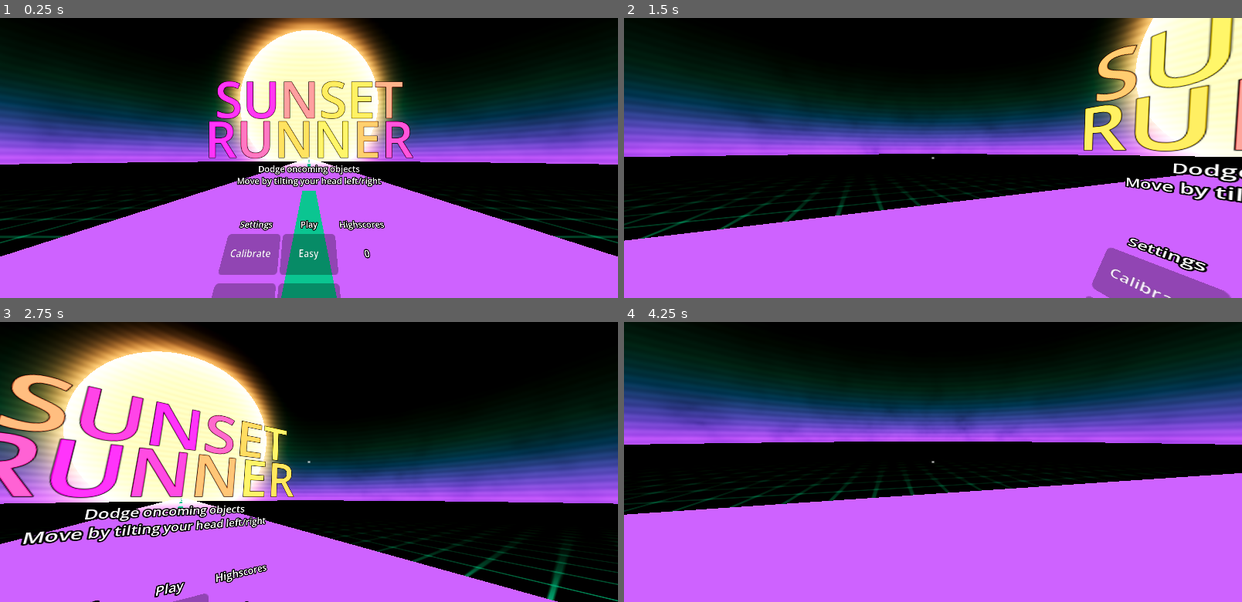
Above: before the commit, frames 1-4 (two rows, left to right).
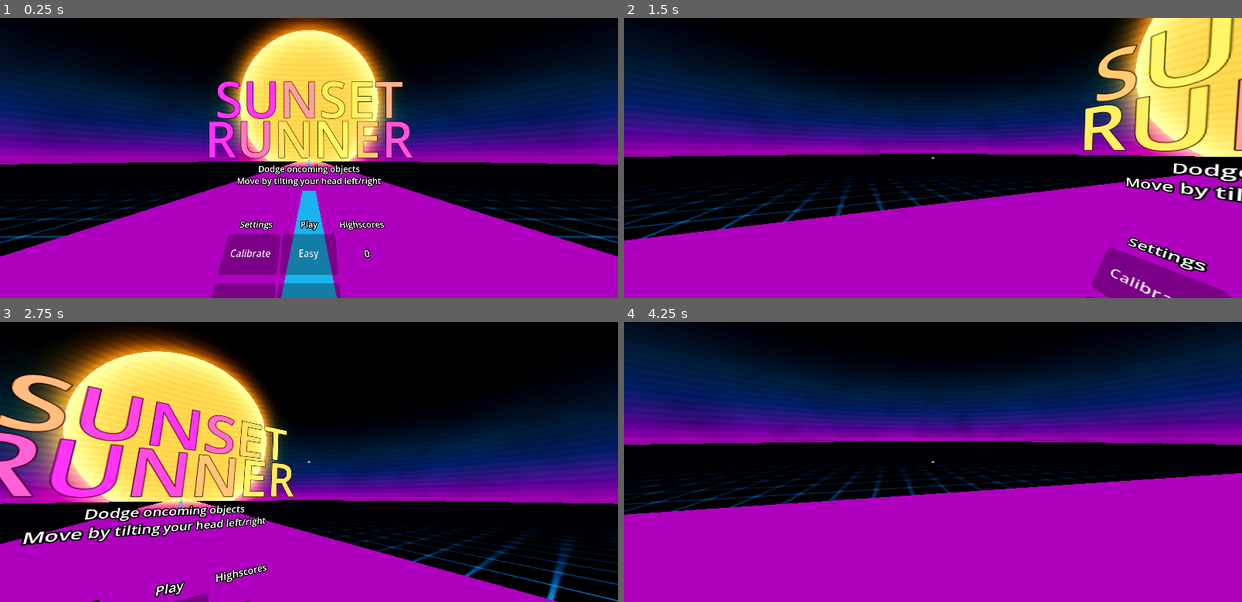
Above: after the commit, the same moments.

Repository: lharju/sunset-runner
Game: Godot game, scene res://Scenes/Main.tscn
Two runs of this game, one before a commit and one after it. Both use one fixed random seed, a clock stepped at 60 frames per second and the inputs below.
Inputs (mouse positions are in pixels of both pictures, inside the frame that each line leads up to):
- Up to frame 1 (0.25 s): no input
- Up to frame 2 (1.5 s): move the mouse to (963, 158) at 0.52 s; click (963, 158) at 0.6 s; move the mouse to (902, 158) at 1.27 s; right-click (902, 158) at 1.35 s
- Up to frame 3 (2.75 s): move the mouse to (321, 456) at 2.02 s; click (321, 456) at 2.1 s
- Up to frame 4 (4.25 s): move the mouse to (926, 467) at 2.77 s; right-click (926, 467) at 2.85 s; move the mouse to (976, 464) at 3.52 s; click (976, 464) at 3.6 s

The runs differ from the first frame. In frame 1, 60% of the frame differs, in the area x 0-100%, y 0-100%; in frame 2, 58%; in frame 3, 49%; in frame 4, 65%, in the area x 0-100%, y 1-100%.

Commit message:
Clean unused files, prep for iOs

Diff:
--- a/Resources/Sky.tres
+++ b/Resources/Sky.tres
@@ -31,9 +31,9 @@
 [sub_resource type="ShaderMaterial" id="ShaderMaterial_uu6xs"]
 shader = ExtResource("1_1mb4p")
 shader_parameter/horizon_color_tex = SubResource("GradientTexture2D_xsj0c")
-shader_parameter/horizon_curve = 3.965
-shader_parameter/flare_size = 2.405
-shader_parameter/flare_int = 16.0
+shader_parameter/horizon_curve = 4.18
+shader_parameter/flare_size = 1.355
+shader_parameter/flare_int = 10.0
 shader_parameter/lines = false
 shader_parameter/noise = SubResource("NoiseTexture3D_xsj0c")
 
--- a/Scenes/Main.tscn
+++ b/Scenes/Main.tscn
@@ -89,9 +89,9 @@
 script = ExtResource("1_jw32o")
 
 [node name="ShaderGlobals" type="ShaderGlobalsOverride" parent="." unique_id=794680198]
-params/color1 = Color(1, 0.6248094, 0.30409095, 1)
-params/color2 = Color(0.61960787, 0.30980393, 1, 1)
-params/color3 = Color(6.0644747e-06, 0.61333275, 0.43703985, 1)
+params/color1 = Color(0.7933289, 0.42945513, 0, 1)
+params/color2 = Color(0.55676615, 0.04457993, 0.60915935, 1)
+params/color3 = Color(0, 0.5473388, 0.8350875, 1)
 params/road_movement = 1
 
 [node name="MainMusic" type="AudioStreamPlayer" parent="." unique_id=916895948]
@@ -170,7 +170,7 @@
 transform = Transform3D(0.505, 0, 0, 0, 0.505, 0, 0, 0, 0.505, 0, 0, 26719.906)
 
 [node name="Camera3D" type="Camera3D" parent="." unique_id=549080432]
-transform = Transform3D(1, 0, 0, 0, 1, 0, 0, 0, 1, 0, 3.350648, 96.82285)
+transform = Transform3D(1, 0, 0, 0, 1, 0, 0, 0, 1, 0, 3.350648, -4.904129)
 fov = 60.0
 
 [connection signal="calibration_done" from="Path3D/PathFollow3D/Player" to="." method="_on_player_calibration_done"]
--- a/Scripts/EditorPlugin.gd
+++ /dev/null
@@ -1,11 +0,0 @@
-@tool
-extends EditorPlugin
-
-const ExportPlugin = preload("res://Scripts/MobileVRExportPlugin.gd")
-var export_plugin = ExportPlugin.new()
-
-func _enter_tree():
-	add_export_plugin(export_plugin)
-
-func _exit_tree():
-	remove_export_plugin(export_plugin)
--- a/Scripts/GameManager.gd
+++ b/Scripts/GameManager.gd
@@ -82,8 +82,8 @@
 	$StartTimer.start()
 	await $StartTimer.timeout
 
-	object_spawner.speed = 60 + 30 * difficulty
-	object_spawner.time = 0.8 - 0.2 * difficulty
+	object_spawner.speed = 80 + 15 * difficulty
+	object_spawner.time = 1.0 - 0.3 * difficulty
 	object_spawner.enable()
 
 func _on_menu_vection(low: bool) -> void:
--- a/Scripts/Main.gd
+++ b/Scripts/Main.gd
@@ -36,15 +36,6 @@
 signal is_hit()
 signal calibration_done()
 
-func set_interface_properties():
-	interface.display_to_lens = display_to_lens
-	interface.display_width = display_width
-	interface.eye_height = eye_height
-	interface.iod = iod
-	interface.k1 = k1
-	interface.k2 = k2
-	interface.oversample = oversample
-
 func _ready() -> void:
 	Input.mouse_mode = Input.MOUSE_MODE_CAPTURED
 
@@ -57,14 +48,7 @@
 		xr_camera_3d.current = true
 		gaze_raycast.reparent(xr_camera_3d)
 		camera_3d.free()
-
 		interface = XRInterfaceManager.interface
-
-		#interface = XRServer.find_interface("Native mobile") as MbileVRInterface
-		#set_interface_properties()
-		#interface.initialize()
-		#if interface and interface.initialize():
-		#	get_viewport().use_xr = true
 
 func _physics_process(delta: float) -> void:
 	if OS.has_feature("pc"):
--- a/Scripts/MobileVRExportPlugin.gd
+++ /dev/null
@@ -1,12 +0,0 @@
-@tool
-extends EditorExportPlugin
-class_name MobileVRExportPlugin
-
-func _get_android_manifest_element_contents(_platform, _debug) -> String:
-	var contents: String = ""
-	contents += "    <uses-permission android:name=\"android.permission.HIGH_SAMPLING_RATE_SENSORS\"/>"
-	return contents
-
-
-func _export_end() -> void:
-	print("Exported with manifest for mobile VR")
--- a/Scripts/ObjectSpawner.gd
+++ b/Scripts/ObjectSpawner.gd
@@ -7,6 +7,7 @@
 
 var all_positions: Array = []
 var available_positions: Array = []
+
 func _ready():
 	for i in range(-4, 5, 1):
 		all_positions.append(i)
@@ -19,16 +20,10 @@
 		available_positions = all_positions.duplicate()
 		available_positions.shuffle()
 
-
 	self.add_child(object)
 	object.global_position = self.global_position + Vector3(available_positions.pop_front(), 0, 0)
 
-
-
-
 func enable() -> void:
-
-
 	timer.wait_time = time
 	timer.start()
 
--- a/Scripts/XRInterfaceManager.gd
+++ b/Scripts/XRInterfaceManager.gd
@@ -7,7 +7,6 @@
 const config_path: String = "user://xr_interface_properties.cfg"
 
 func save_properties():
-	config = ConfigFile.new()
 	config.set_value("config", "display_to_lens", interface.display_to_lens)
 	config.set_value("config", "display_width", interface.display_width)
 	config.set_value("config", "iod", interface.iod)
@@ -16,7 +15,6 @@
 	config.save(config_path)
 
 func load_properties():
-	config = ConfigFile.new()
 	config.load(config_path)
 	interface.display_to_lens	= config.get_value("config", "display_to_lens", 4.0)
 	interface.display_width		= config.get_value("config", "display_width", 14.5)
@@ -31,13 +29,8 @@
 		return
 	if OS.has_feature("android"):
 		pass
-	if OS.has_feature("iOS"):
-		return
-	# Testing file access
-	# OS.request_permissions()
-
-
-
+	if OS.has_feature("ios"):
+		pass
 
 	# Init the XR interface
 	interface = XRServer.find_interface("Native mobile") as MobileVRInterface
@@ -48,9 +41,8 @@
 		# HACK should handle failure to init interface
 		return
 
-
-
 	# Load config file if it exists, else create it with default values
+	config = ConfigFile.new()
 	if FileAccess.file_exists(config_path):
 		load_properties()
 	else:
Not shown, removed: Scripts/EditorPlugin.gd.uid
Not shown, removed: Scripts/MobileVRExportPlugin.gd.uid
